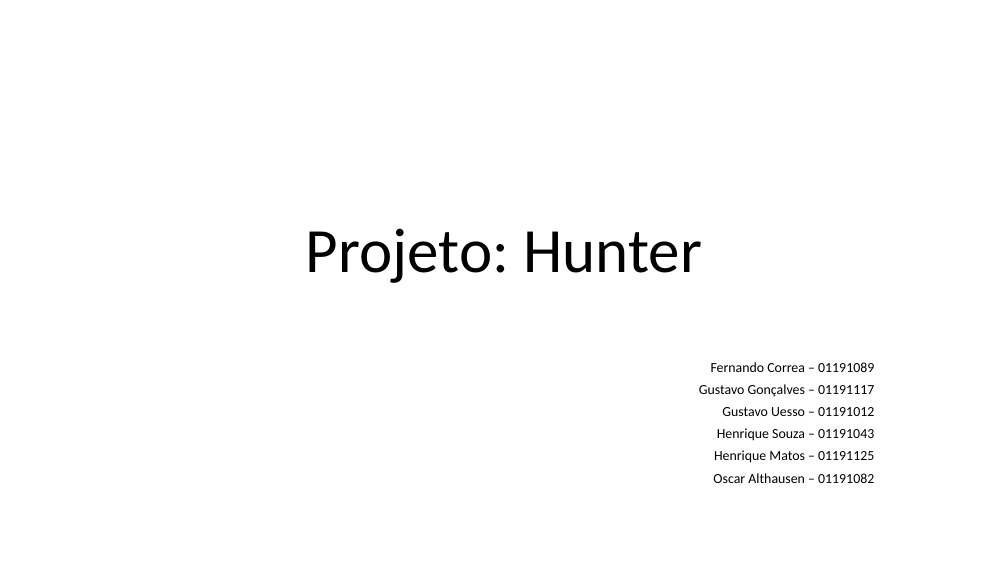
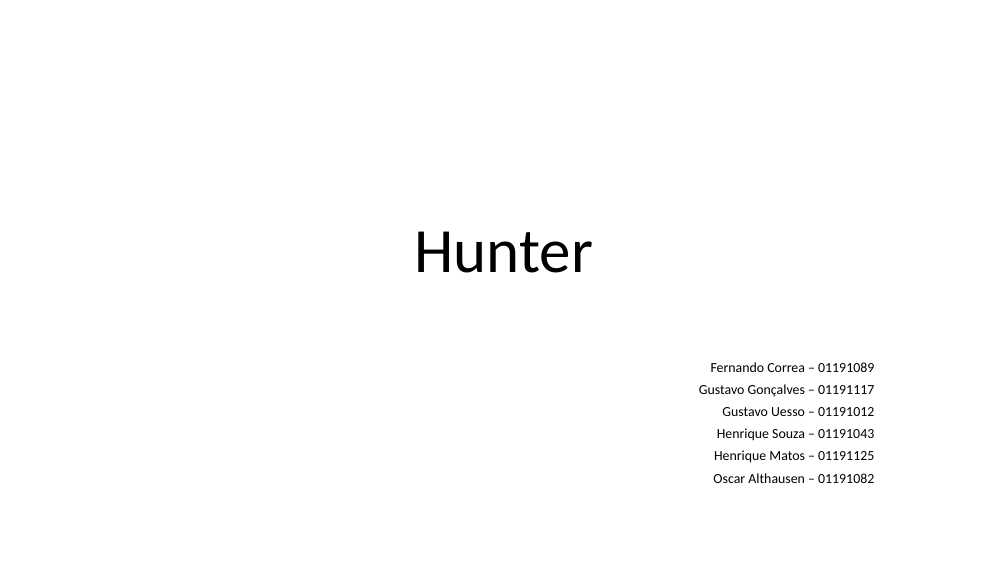
Before and after one commit to BandTec/project-hunter, a slide deck: slide 1 of Documentação/Apresentação.pptx. Drawn at 1008x567 pixels with LibreOffice and Linux fonts; fonts in the diff are those of the drawing. Boxes give left, top, right and bottom in pixels: in the first picture for what was removed or moved away, otherwise in the second. Text is boxed around its words. In the diff, an @@ line names an element or a change of style, - is before the commit and + after.

```diff
--- a/Documentação/Apresentação.pptx
+++ b/Documentação/Apresentação.pptx
@@ title at [415, 231, 594, 273]: text changed @@
-Projeto: Hunter
+Hunter
```
Also in this commit, not shown: 3 other slides changed, 6 slides added, 1 slide removed, 2 other files.
